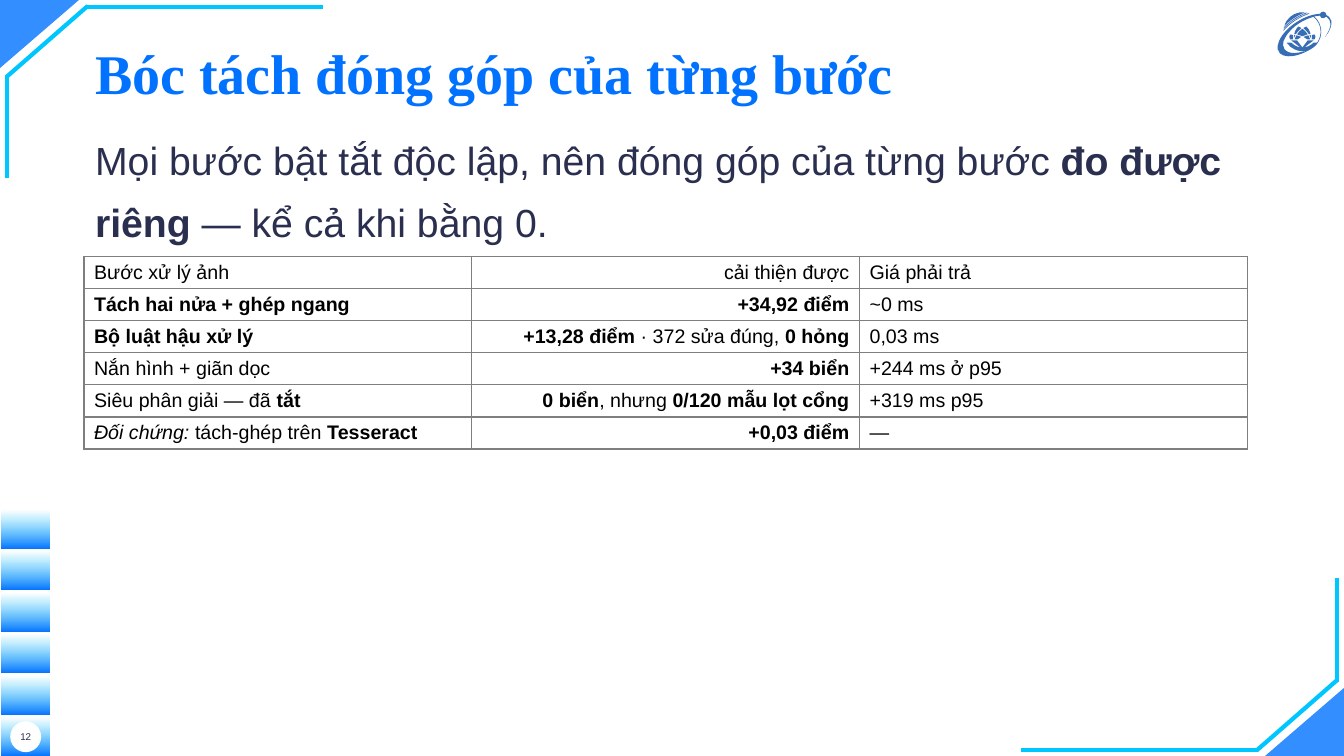
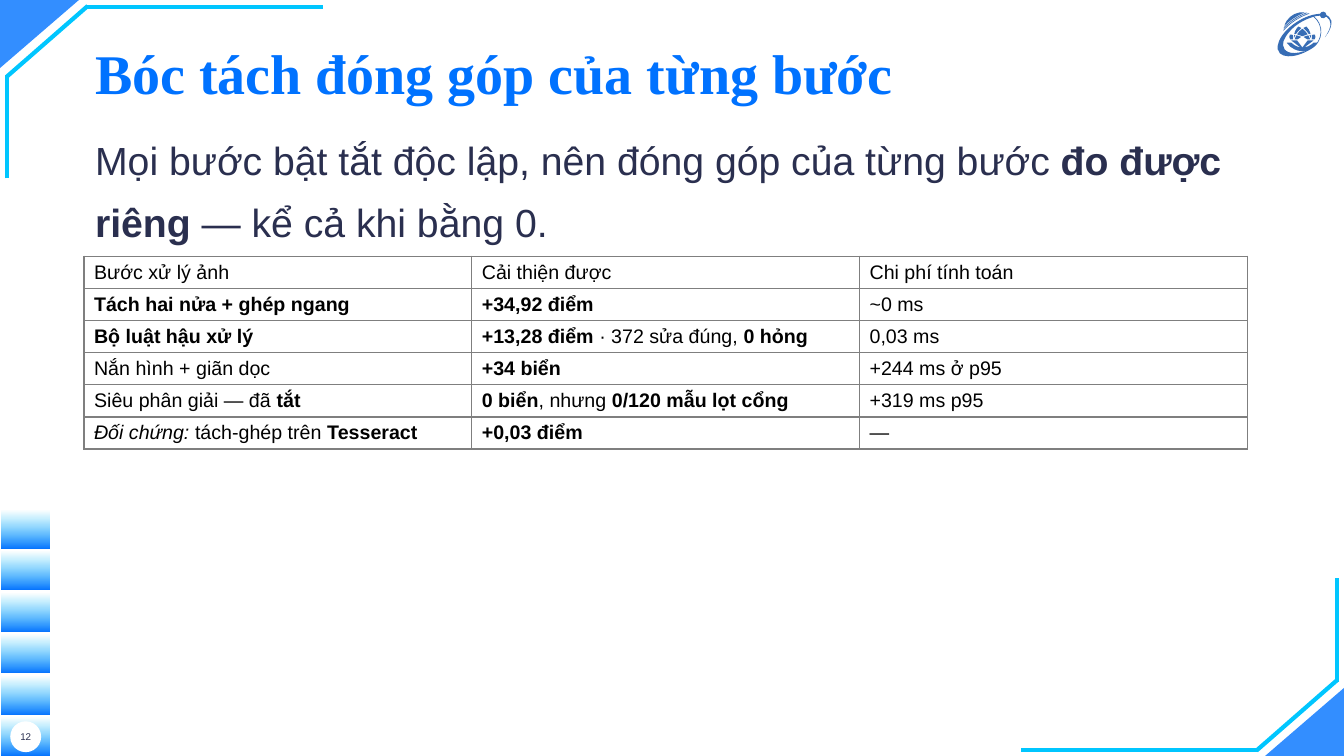
Before and after one commit to hieunguyen2604/alpr-do-an-mon-hoc, a slide deck: slide 12 of docs/slides/12-slides-mon-hoc.pptx. Drawn at 1344x756 pixels with LibreOffice and Linux fonts; fonts in the diff are those of the drawing; background and template pictures are left out. Boxes give left, top, right and bottom in pixels: in the first picture for what was removed or moved away, otherwise in the second. Text is boxed around its words. In the diff, an @@ line names an element or a change of style, - is before the commit and + after.

```diff
--- a/docs/slides/12-slides-mon-hoc.pptx
+++ b/docs/slides/12-slides-mon-hoc.pptx
@@ table at box(84, 256, 1248, 681) @@
-row 1, column 2: cải thiện được
+row 1, column 2: Cải thiện được
-row 1, column 3: Giá phải trả
+row 1, column 3: Chi phí tính toán
@@ alignment right to left @@
```
Also in this commit, not shown: 7 other slides changed, 3 other files.
